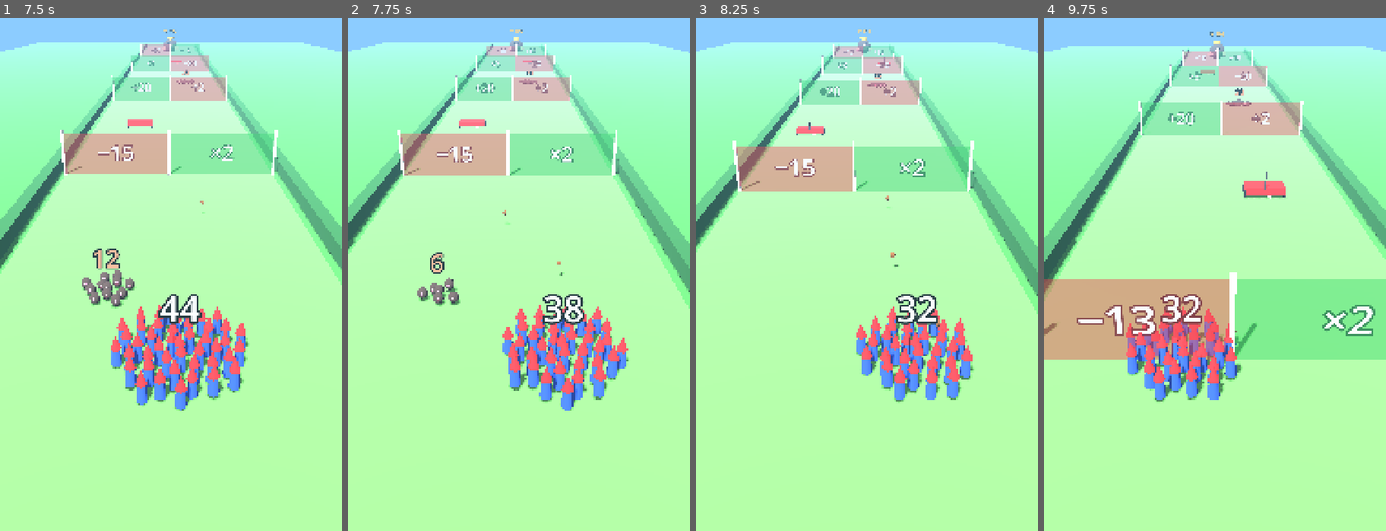
Above: before the commit, frames 1-4 (left to right).
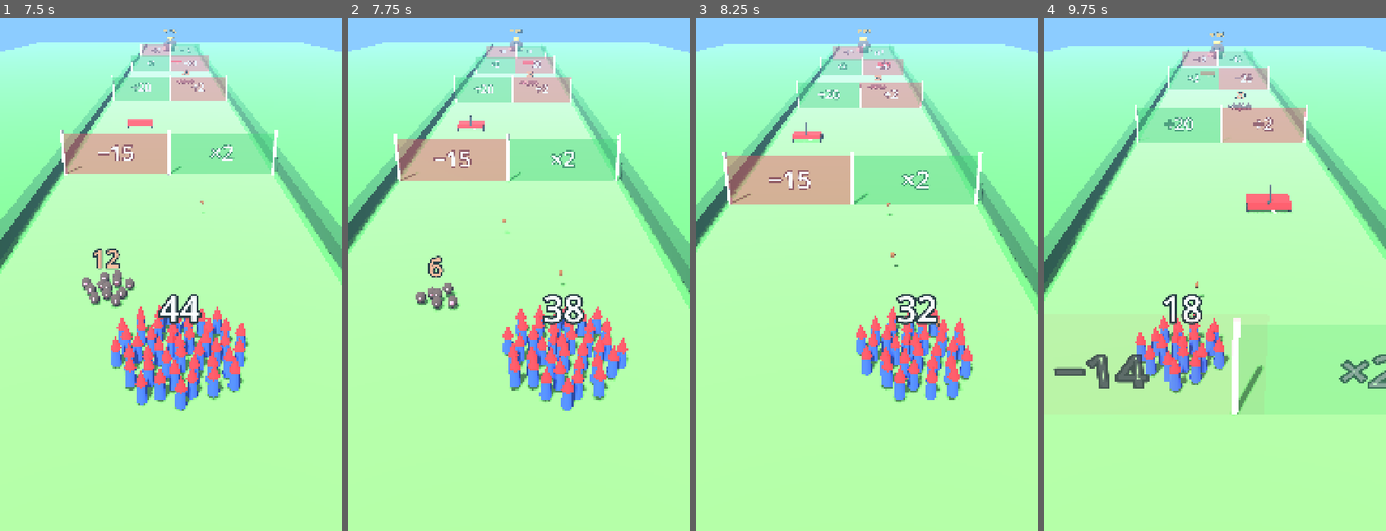
Above: after the commit, the same moments.

Repository: sxvandijk/gnome-rush
Game: Godot game, scene res://game/scenes/run.tscn
Two runs of this game, one before a commit and one after it. Both use one fixed random seed, a clock stepped at 60 frames per second and the inputs below.
Inputs (mouse positions are in pixels of both pictures, inside the frame that each line leads up to):
- Up to frame 1 (7.5 s): tap Enter at 0.5 s; move the mouse to (246, 197) at 0.52 s; hold Shift 0.53-1.25 s; click (246, 197) at 0.67 s; drag from (102, 259) to (153, 346) at 1.27 s; move the mouse to (205, 94) at 2.02 s; tap Ctrl at 2.1, 6.6 s; click (205, 94) at 2.17 s; drag from (153, 346) to (68, 135) at 2.77 s; move the mouse to (273, 315) at 3.52 s; tap Alt at 3.6 s; click (273, 315) at 3.67 s; drag from (68, 135) to (119, 74) at 4.27 s; move the mouse to (188, 228) at 5.02 s; hold Shift 5.03-5.75 s; click (188, 228) at 5.17 s; drag from (119, 74) to (102, 259) at 5.77 s; move the mouse to (246, 197) at 6.52 s; click (246, 197) at 6.67 s; drag from (102, 259) to (153, 346) at 7.27 s
- Up to frame 2 (7.75 s): no input
- Up to frame 3 (8.25 s): move the mouse to (901, 94) at 8.02 s; tap Alt at 8.1 s; click (901, 94) at 8.17 s
- Up to frame 4 (9.75 s): drag from (1197, 346) to (1112, 135) at 8.77 s; move the mouse to (1317, 315) at 9.52 s; hold Shift from 9.53 s (still down); click (1317, 315) at 9.67 s

Frame 1 is identical in both runs. In frame 2, 4.0% of the frame differs, in the area x 0-99%, y 2-77%; in frame 3, 6.4%; in frame 4, 21%, in the area x 0-100%, y 2-78%.

Commit message:
Keep the army running through mole fights
Stopping dead during a mole fight broke the flow. The army now keeps
running at half speed and pushes the mole group ahead while they trade
one-for-one, so the cost of a fight is unchanged.

Co-Authored-By: Claude Opus 5.5 <noreply@anthropic.com>

Diff:
--- a/game/logic/run_state.gd
+++ b/game/logic/run_state.gd
@@ -16,6 +16,9 @@
 const MAX_ACORNS := 90
 const ACORN_BOSS_DAMAGE := 0.25
 const MOLE_INTERVAL := 0.035
+## The army keeps running at this fraction of its speed while it fights a
+## mole group, pushing the moles ahead instead of stopping dead.
+const MOLE_FIGHT_SPEED := 0.5
 const MOWER_INTERVAL := 0.045
 const EPSILON := 1e-6
 
@@ -86,10 +89,12 @@
 	army.set_center_x(lerpf(army.center_x, target_x, minf(1.0, dt * STEER_RATE)))
 	_update_acorns(dt)
 	_fire(dt)
-	if fighting:
+	if at_boss:
+		_fight_boss(dt)
+	elif fighting:
 		_fight_moles(dt)
-	elif at_boss:
-		_fight_boss(dt)
+		if not army.is_defeated():
+			_move(dt * MOLE_FIGHT_SPEED)
 	else:
 		_move(dt)
 	_update_mowers(dt)
@@ -100,6 +105,8 @@
 	if boss:
 		stop = boss.z - Boss.RADIUS - army.radius()
 	distance = minf(distance + level.speed * dt, stop)
+	if fighting:
+		fighting.z = maxf(fighting.z, distance + army.radius() + fighting.radius())
 
 	while _next_pair < pairs.size() and pairs[_next_pair].z <= distance:
 		var pair := pairs[_next_pair]
@@ -117,6 +124,8 @@
 
 
 func _check_moles() -> void:
+	if fighting:
+		return
 	var r := army.radius()
 	for group in moles:
 		if group.resolved:
--- a/game/scenes/mole_group_view.gd
+++ b/game/scenes/mole_group_view.gd
@@ -32,6 +32,7 @@
 
 func update_view(delta: float, fighting: bool) -> void:
 	_time += delta
+	position.z = -group.z  # Moles get pushed ahead while fighting
 	var n := mini(group.count, Army.MAX_VISIBLE)
 	var points := Army.formation(n)
 	for i in n:
--- a/tests/unit/test_run_state.gd
+++ b/tests/unit/test_run_state.gd
@@ -175,13 +175,31 @@
 	assert_true(run.moles[0].resolved)
 
 
-func test_army_stands_still_while_fighting() -> void:
+func test_army_keeps_running_slower_while_fighting() -> void:
 	var run := _run({"moles": [{"z": 20.0, "x": 0.0, "count": 8}]})
 	_run_to_fight(run)
 	assert_not_null(run.fighting)
 	var d := run.distance
 	run.update(STEP * 3)
-	assert_eq(run.distance, d)
+	assert_almost_eq(run.distance - d, 9.0 * RunState.MOLE_FIGHT_SPEED * STEP * 3, 0.0001)
+
+
+func test_moles_pushed_ahead_of_army() -> void:
+	var run := _run({"moles": [{"z": 20.0, "x": 0.0, "count": 20}], "start_count": 60})
+	_run_to_fight(run)
+	var group: MoleGroup = run.fighting
+	var z := group.z
+	run.update(STEP * 10)
+	assert_gt(group.z, z)
+	assert_gte(group.z - run.distance, run.army.radius() + group.radius() - 0.001)
+
+
+func test_no_second_fight_while_fighting() -> void:
+	var run := _run({"moles": [{"z": 20.0, "x": 0.0, "count": 10}, {"z": 22.0, "x": 0.0, "count": 5}], "start_count": 50})
+	_run_to_fight(run)
+	var first: MoleGroup = run.fighting
+	run.update(STEP * 5)
+	assert_eq(run.fighting, first)
 
 
 func test_mole_fight_speed() -> void:
Not shown, changed: PLAN.md
